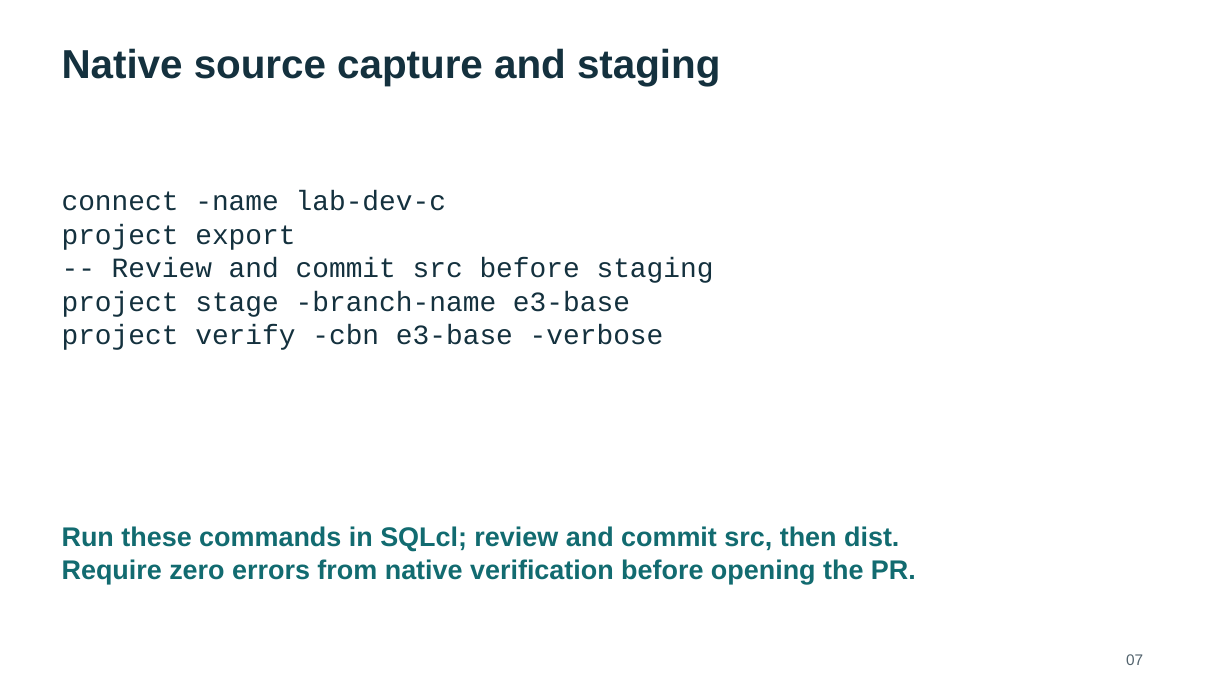
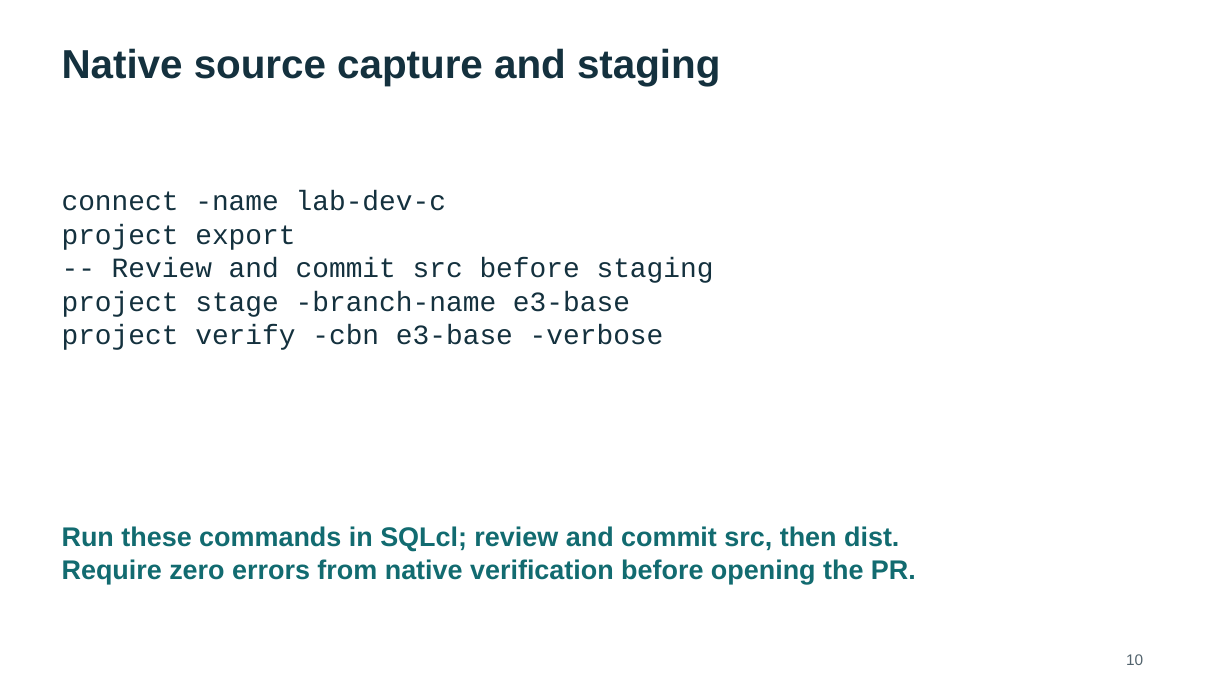
Before and after one commit to rstyczynski/APEX_CICD, a slide deck: slide 10 of progress/E.3/sprint_E.3_increment_demo.pptx (slide 7 before the commit). Drawn at 1232x693 pixels with LibreOffice and Linux fonts; fonts in the diff are those of the drawing. Boxes give left, top, right and bottom in pixels: in the first picture for what was removed or moved away, otherwise in the second. Text is boxed around its words. In the diff, an @@ line names an element or a change of style, - is before the commit and + after.

```diff
--- a/progress/E.3/sprint_E.3_increment_demo.pptx
+++ b/progress/E.3/sprint_E.3_increment_demo.pptx
@@ text at (x1=1126, y1=654, x2=1143, y2=665): text changed @@
-07
+10
```
Also in this commit, not shown: 10 other slides changed, 10 slides added, 26 other files.
